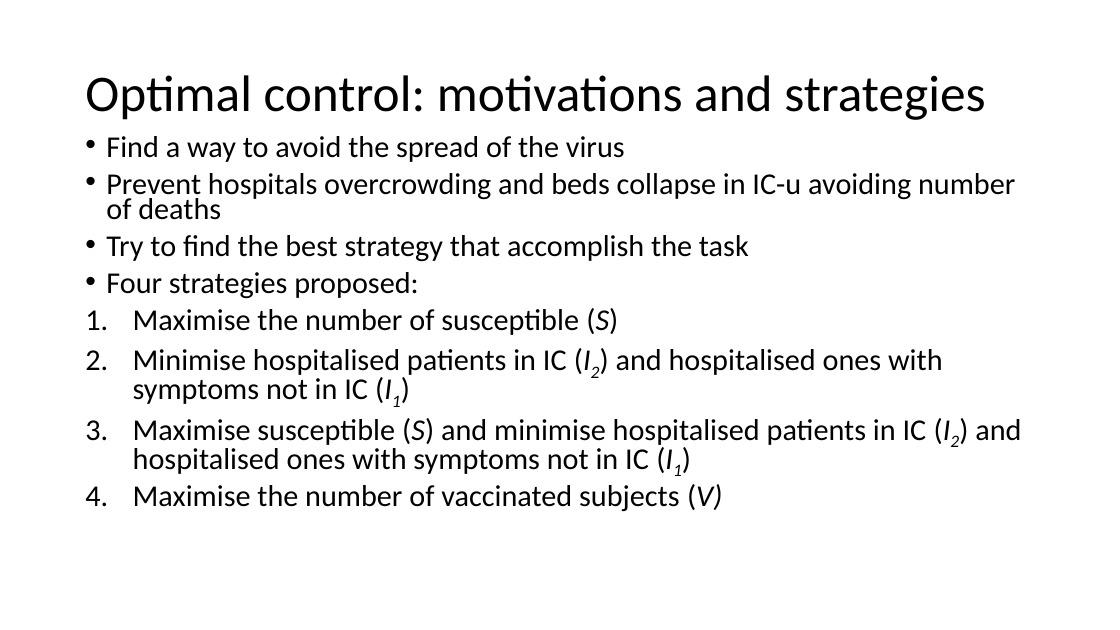
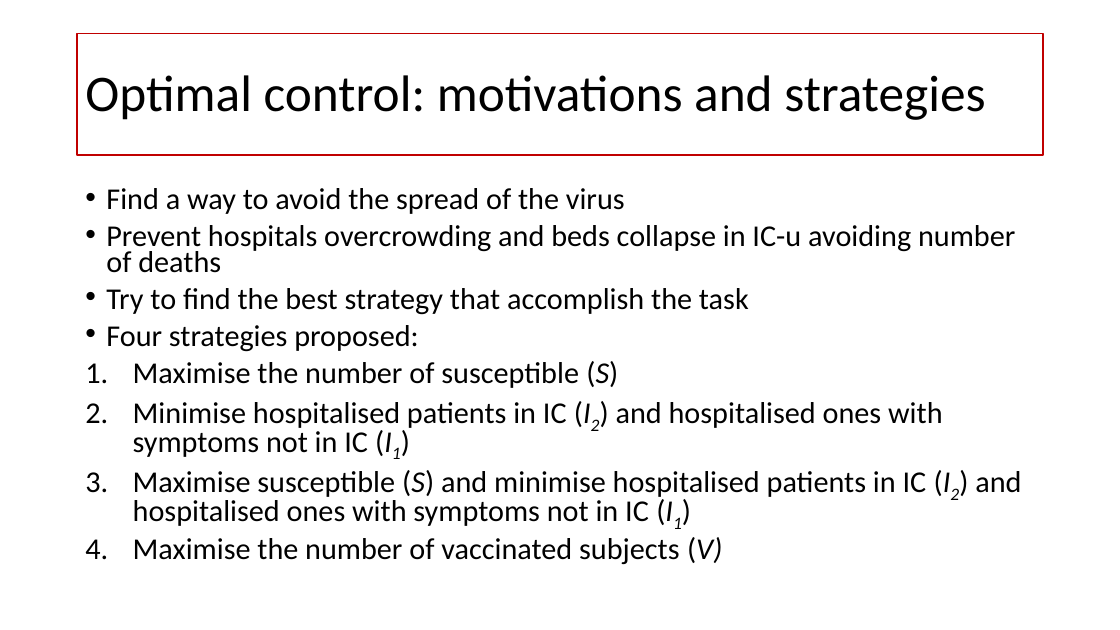
Before and after one commit to spbisc97/covid-optimal-control, a slide deck: slide 9 of PowerPoint/Optimal control strategies to prevent the hospital beds collapse during COVID-19 outbreak.pptx. Drawn at 1120x630 pixels with LibreOffice and Linux fonts; fonts in the diff are those of the drawing. Boxes give left, top, right and bottom in pixels: in the first picture for what was removed or moved away, otherwise in the second. Text is boxed around its words. In the diff, an @@ line names an element or a change of style, - is before the commit and + after.

```diff
--- a/PowerPoint/Optimal control strategies to prevent the hospital beds collapse during COVID-19 outbreak.pptx
+++ b/PowerPoint/Optimal control strategies to prevent the hospital beds collapse during COVID-19 outbreak.pptx
@@ title "Optimal control: motivations and strategies": place and size @@
-title "Optimal control: motivations and strategies" at (85,75,985,120)
+title "Optimal control: motivations and strategies" at (77,34,1044,155)
@@ title "Optimal control: motivations and strategies" at (77,34,1044,155): outline none to #C00000 1.5 pt @@
@@ text "Find a way to avoid ...": place and size @@
-text "Find a way to avoid ..." at (106,136,1021,511)
+text "Find a way to avoid ..." at (106,188,1021,564)
```
Also in this commit, not shown: 11 other slides changed, 8 slides added, 7 slides removed, 1 other file.
